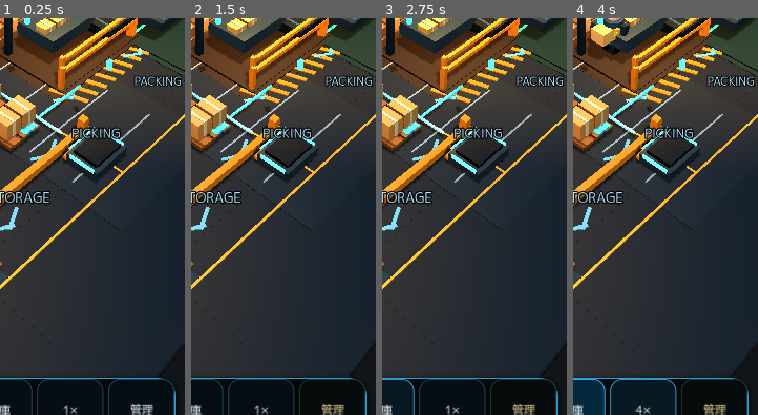
Above: before the commit, frames 1-4 (left to right).
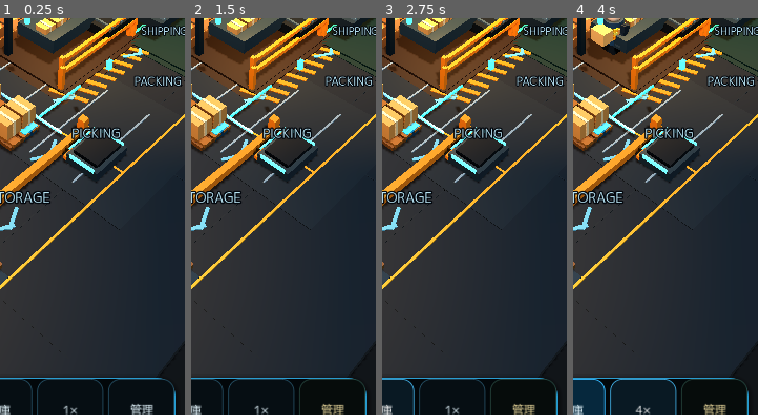
Above: after the commit, the same moments.

Repository: 48wr9f4wgp-lab/Logistics-Boss
Game: Godot game, scene res://scenes/main.tscn
Two runs of this game, one before a commit and one after it. Both use one fixed random seed, a clock stepped at 60 frames per second and the inputs below.
Inputs:
- Up to frame 1 (0.25 s): no input
- Up to frame 2 (1.5 s): click "バランス" at 0.5 s; click "入庫" at 1.25 s
- Up to frame 3 (2.75 s): click "出庫" at 2 s
- Up to frame 4 (4 s): click "1×" at 2.75 s; click "2×" at 3.5 s
The pictures show only the part of the screen within x 50-100%, y 44-94%; the shares and areas given below are measured in that part.

The runs differ from the first frame. In frame 1, 0.4% of the frame differs, in the area x 76-100%, y 2-5%; in frame 2, 0.4%; in frame 3, 0.4%; in frame 4, 0.4%.

Commit message:
Keep SHIPPING Zone label inside portrait framing

Diff:
--- a/godot/view/zone_interaction_view.gd
+++ b/godot/view/zone_interaction_view.gd
@@ -79,6 +79,10 @@
         label.text = String(definition["label"])
         var zone_position: Vector3 = definition["position"]
         label.position = Vector3(zone_position.x, 0.34, 2.75)
+        if String(zone_key) == "shipping":
+            # Keep the far-right shipping target readable in the default portrait
+            # hero camera without moving its authoritative tap Area3D.
+            label.position = Vector3(4.45, 0.34, 1.75)
         label.font = JAPANESE_UI_FONT
         label.font_size = 22
         label.outline_size = 9
